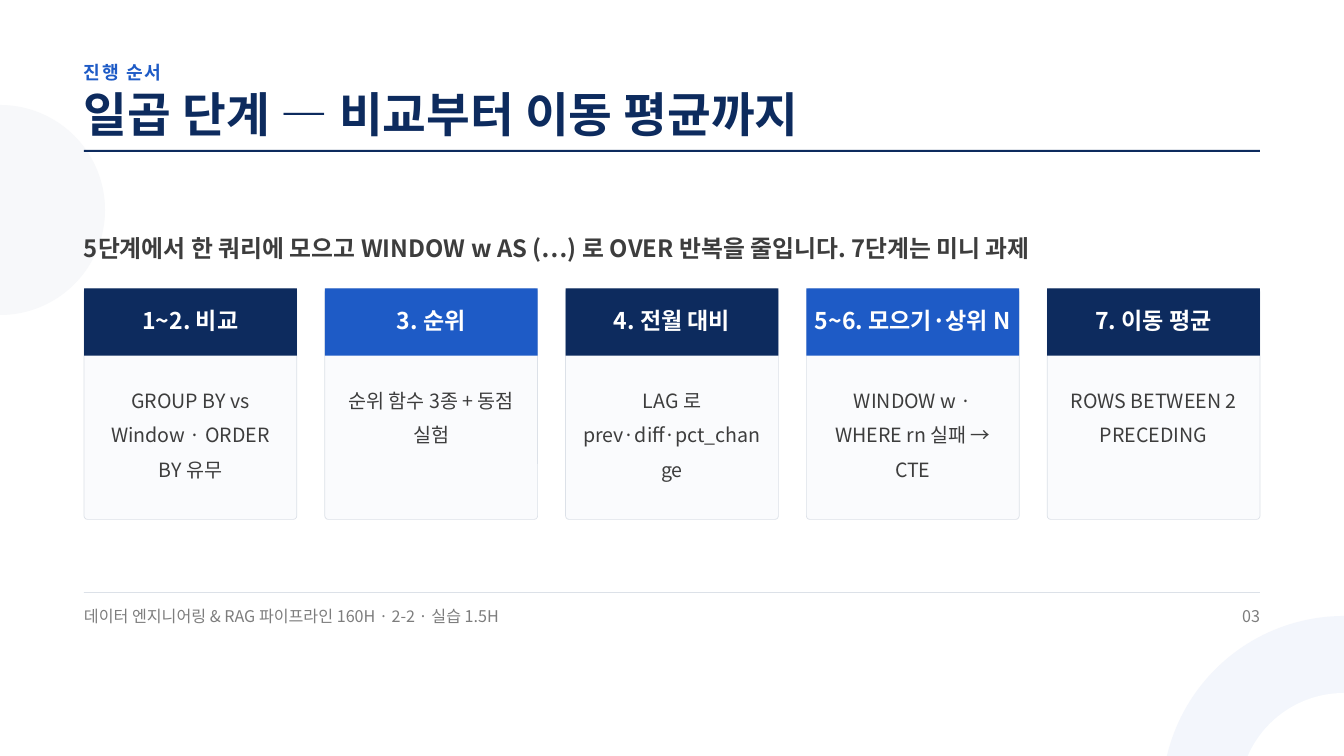
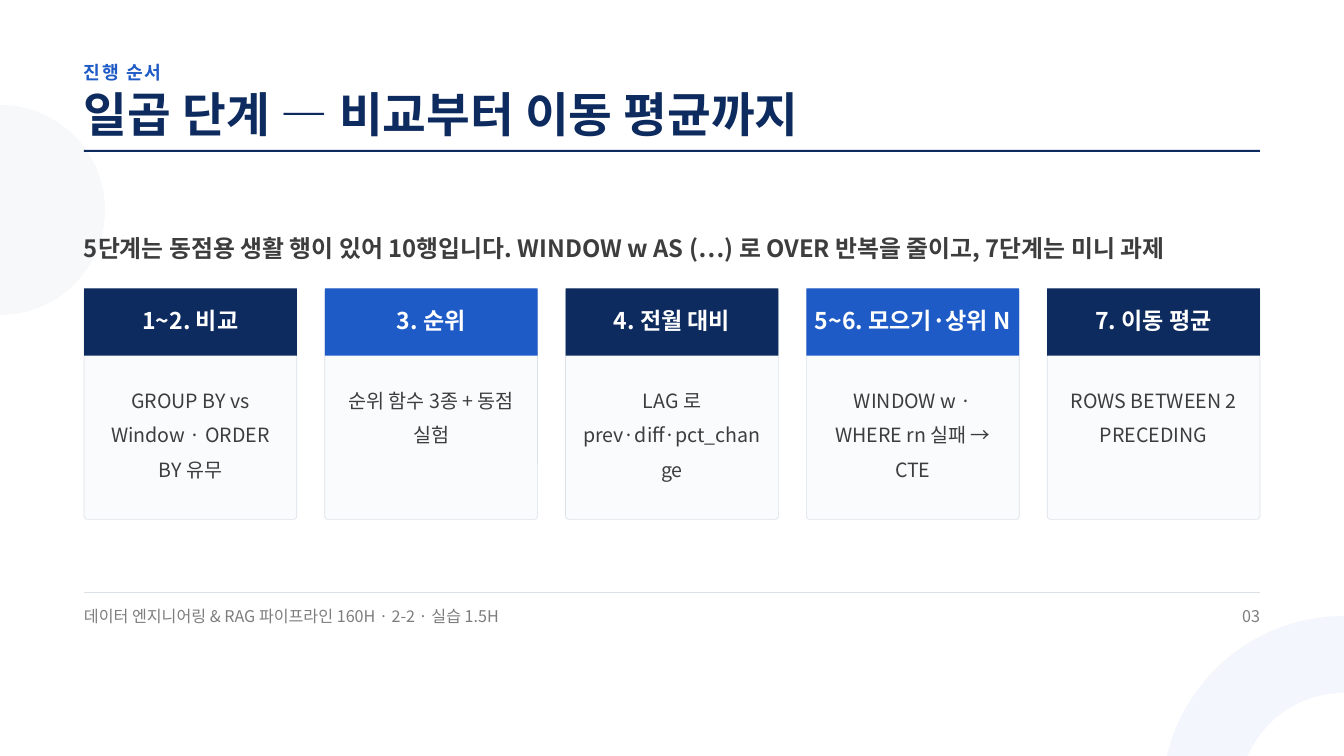
Before and after one commit to aebonlee/materials, a slide deck: slide 3 of data-eng/decks/w2d2s3.pptx. Drawn at 1344x756 pixels with LibreOffice and Linux fonts; fonts in the diff are those of the drawing. Boxes give left, top, right and bottom in pixels: in the first picture for what was removed or moved away, otherwise in the second. Text is boxed around its words. In the diff, an @@ line names an element or a change of style, - is before the commit and + after.

```diff
--- a/data-eng/decks/w2d2s3.pptx
+++ b/data-eng/decks/w2d2s3.pptx
@@ text at (84, 237, 1164, 262): text changed @@
-5단계에서 한 쿼리에 모으고 WINDOW w AS (…) 로 OVER 반복을 줄입니다. 7단계는 미니 과제
+5단계는 동점용 생활 행이 있어 10행입니다. WINDOW w AS (…) 로 OVER 반복을 줄이고, 7단계는 미니 과제
```
Also in this commit, not shown: 2 other slides changed, 34 other files.
